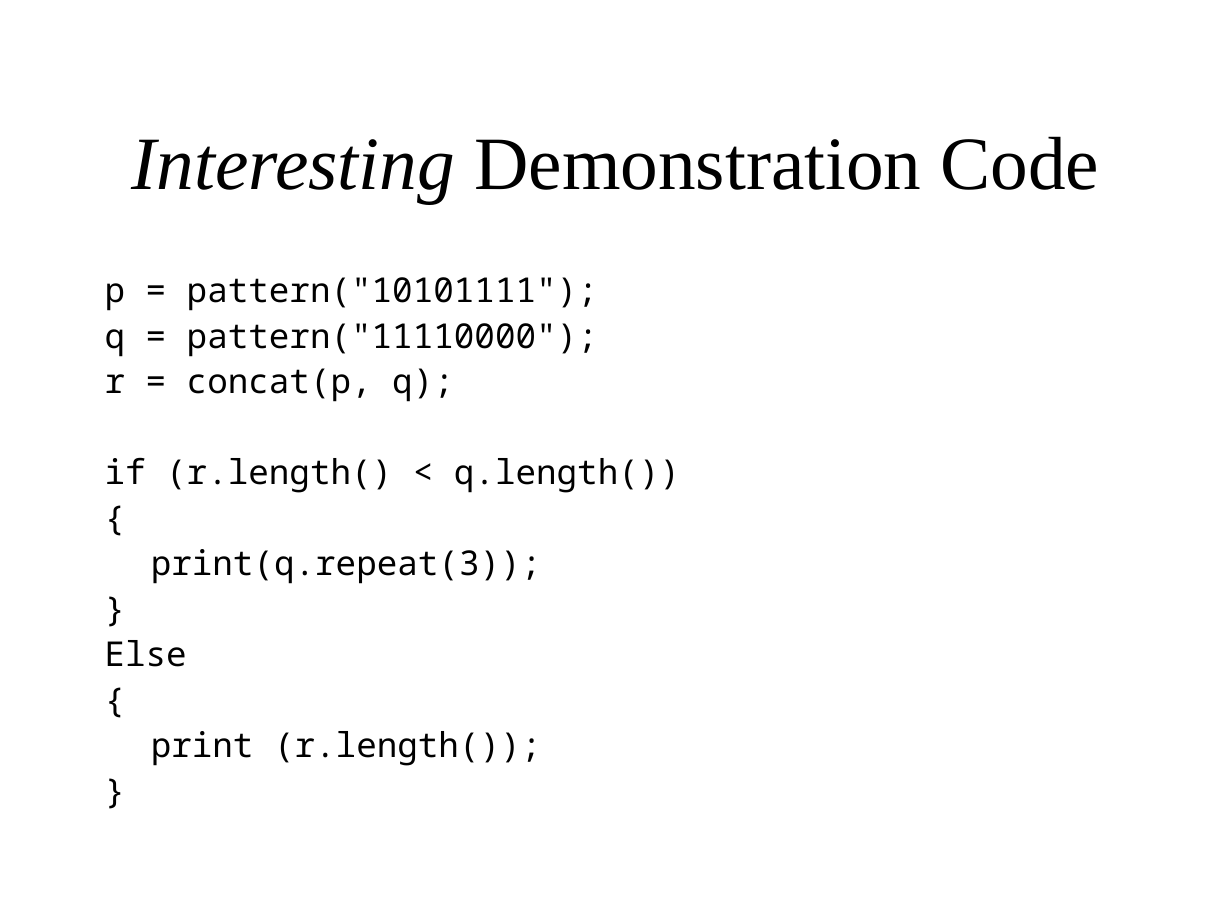
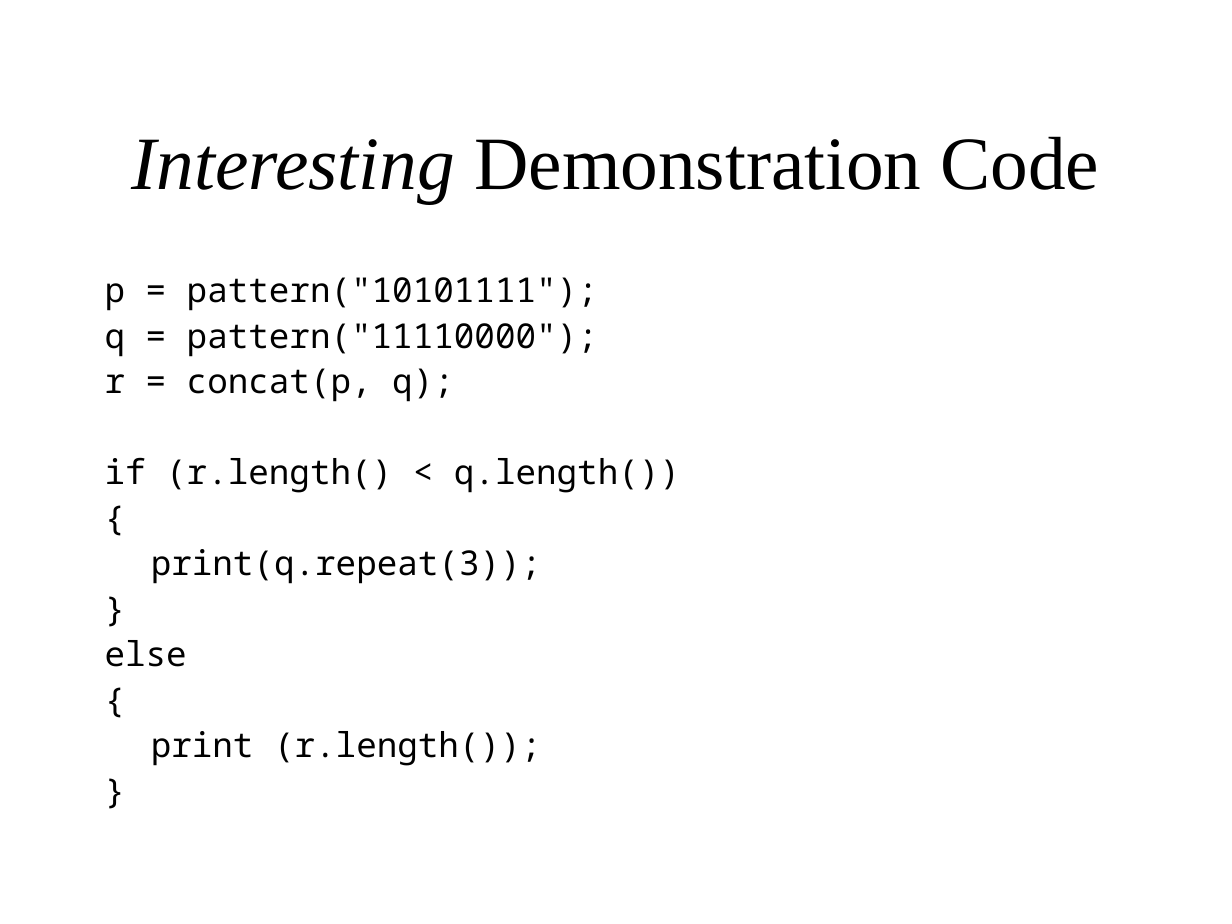
Before and after one commit to waseemilahi/drul, a slide deck: slide 22 of Presentation/Parts1-2.ppt. Drawn at 1232x924 pixels with LibreOffice and Linux fonts; fonts in the diff are those of the drawing. Boxes give left, top, right and bottom in pixels: in the first picture for what was removed or moved away, otherwise in the second. Text is boxed around its words. In the diff, an @@ line names an element or a change of style, - is before the commit and + after.

```diff
--- a/Presentation/Parts1-2.ppt
+++ b/Presentation/Parts1-2.ppt
@@ text at [105, 640, 187, 667]: text changed @@
-Else
+else
```
Also in this commit, not shown: 3 other slides changed, 3 slides removed.
